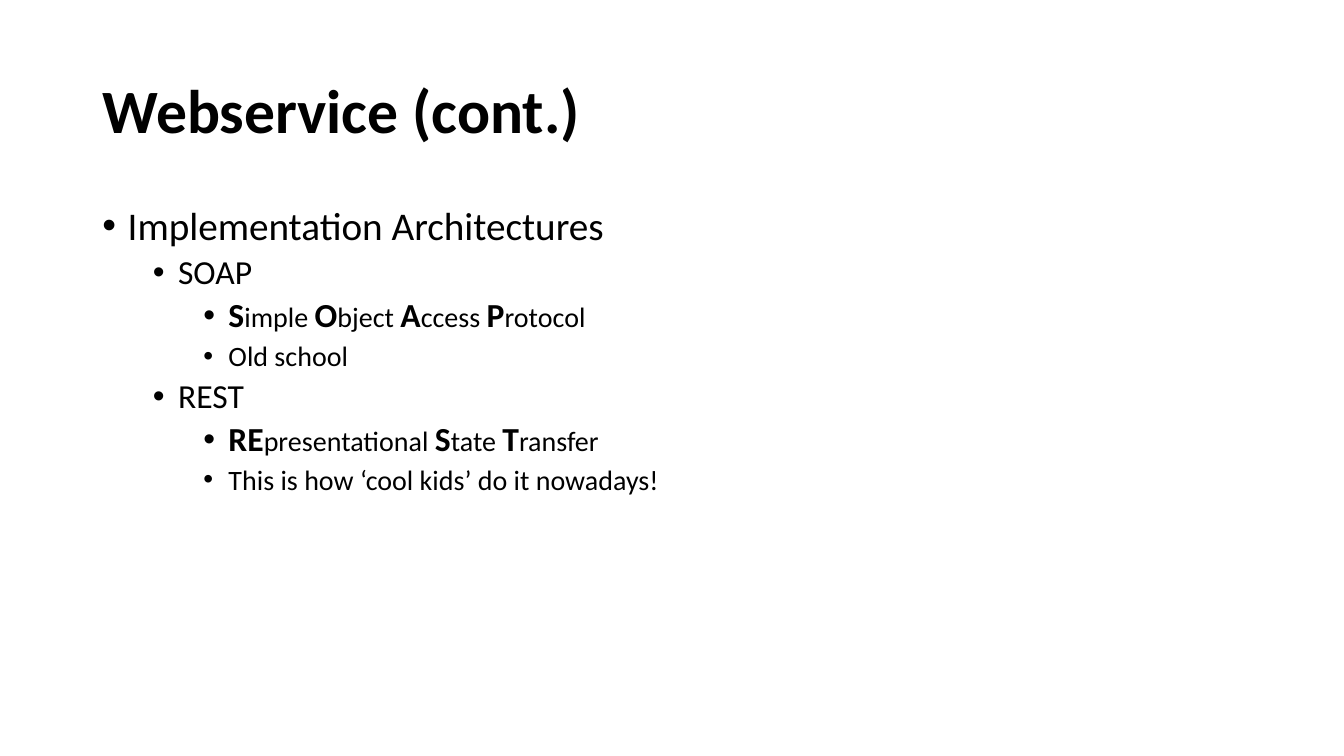
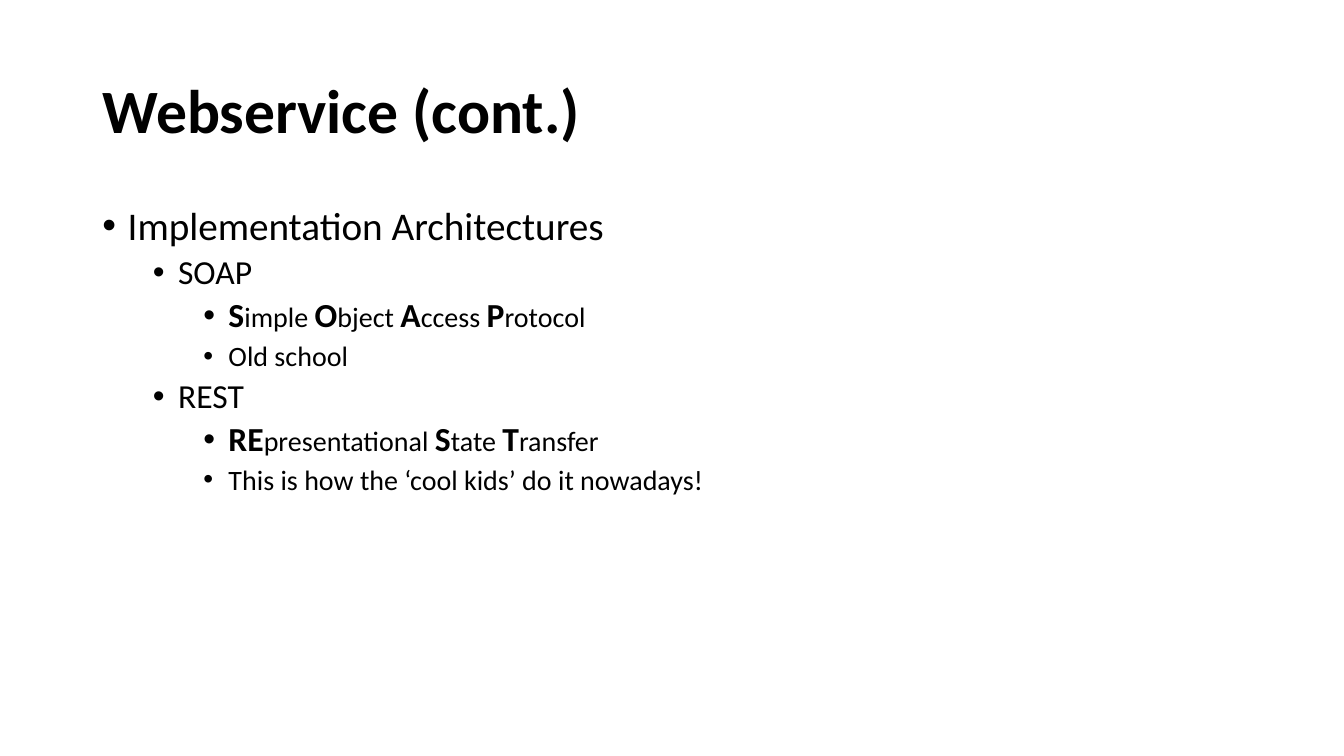
Before and after one commit to mushfek/javafest-webservice-webiner, a slide deck: slide 6 of WebservicesWebiner.pptx. Drawn at 1344x756 pixels with LibreOffice and Linux fonts; fonts in the diff are those of the drawing. Boxes give left, top, right and bottom in pixels: in the first picture for what was removed or moved away, otherwise in the second. Text is boxed around its words. In the diff, an @@ line names an element or a change of style, - is before the commit and + after.

```diff
--- a/WebservicesWebiner.pptx
+++ b/WebservicesWebiner.pptx
@@ text at (x1=228, y1=470, x2=703, y2=495): text changed @@
-    • This is how ‘cool kids’ do it nowadays!
+    • This is how the ‘cool kids’ do it nowadays!
```
Also in this commit, not shown: 7 other slides changed, 2 slides added.
